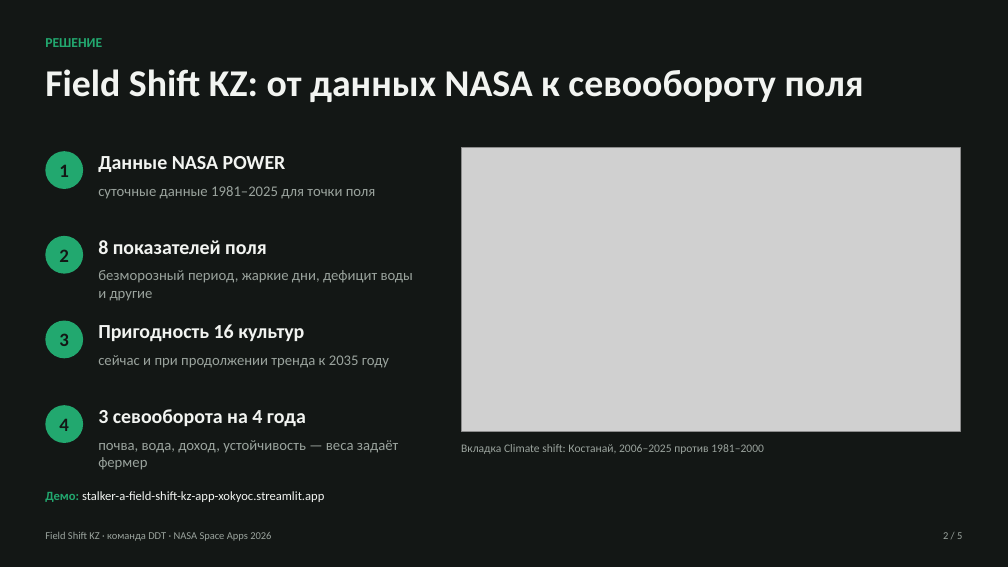
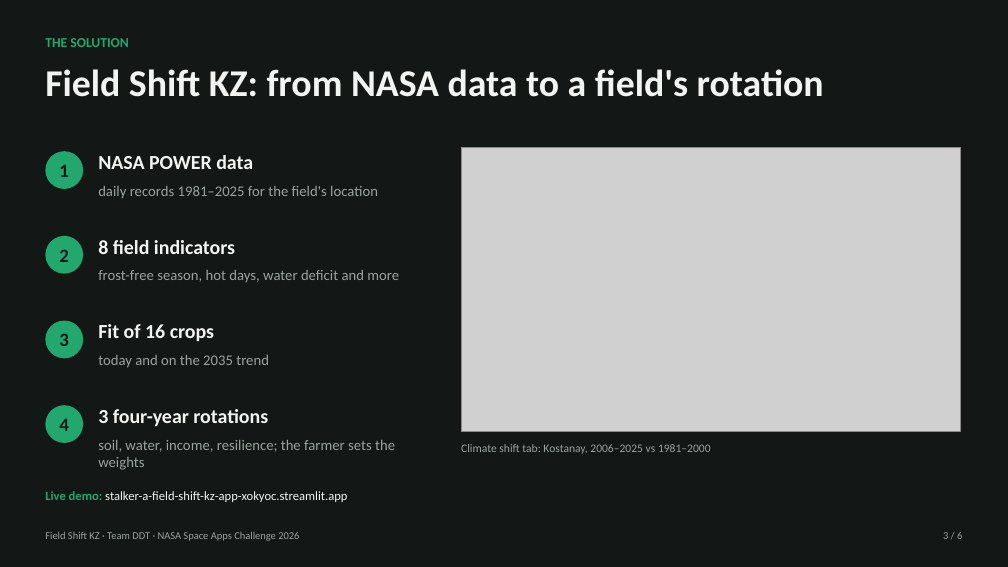
Before and after one commit to Stalker-a/field-shift-kz, a slide deck: slide 3 of Field_Shift_KZ.pptx (slide 2 before the commit). Drawn at 1008x567 pixels with LibreOffice and Linux fonts; fonts in the diff are those of the drawing; grey boxes stand for pictures. Boxes give left, top, right and bottom in pixels: in the first picture for what was removed or moved away, otherwise in the second. Text is boxed around its words. In the diff, an @@ line names an element or a change of style, - is before the commit and + after.

```diff
--- a/Field_Shift_KZ.pptx
+++ b/Field_Shift_KZ.pptx
@@ text at <box>45,38,129,47</box>: text changed @@
-РЕШЕНИЕ
+THE SOLUTION
@@ text at <box>45,69,824,97</box>: text changed @@
-Field Shift KZ: от данных NASA к севообороту поля
+Field Shift KZ: from NASA data to a field's rotation
@@ text at <box>98,155,253,169</box>: text changed @@
-Данные NASA POWER
+NASA POWER data
@@ text at <box>98,186,378,198</box>: text changed @@
-суточные данные 1981–2025 для точки поля
+daily records 1981–2025 for the field's location
@@ text at <box>98,240,235,254</box>: text changed @@
-8 показателей поля
+8 field indicators
@@ text at <box>98,270,399,282</box>: text changed @@
-безморозный период, жаркие дни, дефицит воды и другие
+frost-free season, hot days, water deficit and more
@@ text at <box>98,324,214,341</box>: text changed @@
-Пригодность 16 культур
+Fit of 16 crops
@@ text at <box>98,355,269,368</box>: text changed @@
-сейчас и при продолжении тренда к 2035 году
+today and on the 2035 trend
@@ text at <box>98,409,268,426</box>: text changed @@
-3 севооборота на 4 года
+3 four-year rotations
@@ text at <box>98,440,395,470</box>: text changed @@
-почва, вода, доход, устойчивость — веса задаёт фермер
+soil, water, income, resilience; the farmer sets the weights
@@ text at <box>461,444,711,454</box>: text changed @@
-Вкладка Climate shift: Костанай, 2006–2025 против 1981–2000
+Climate shift tab: Kostanay, 2006–2025 vs 1981–2000
@@ text at <box>45,491,347,502</box>: text changed @@
-Демо: stalker-a-field-shift-kz-app-xokyoc.streamlit.app
+Live demo: stalker-a-field-shift-kz-app-xokyoc.streamlit.app
@@ text at <box>45,532,299,541</box>: text changed @@
-Field Shift KZ · команда DDT · NASA Space Apps 2026
+Field Shift KZ · Team DDT · NASA Space Apps Challenge 2026
```
Also in this commit, not shown: 2 other slides changed, 3 slides added, 2 slides removed, 2 other files.
